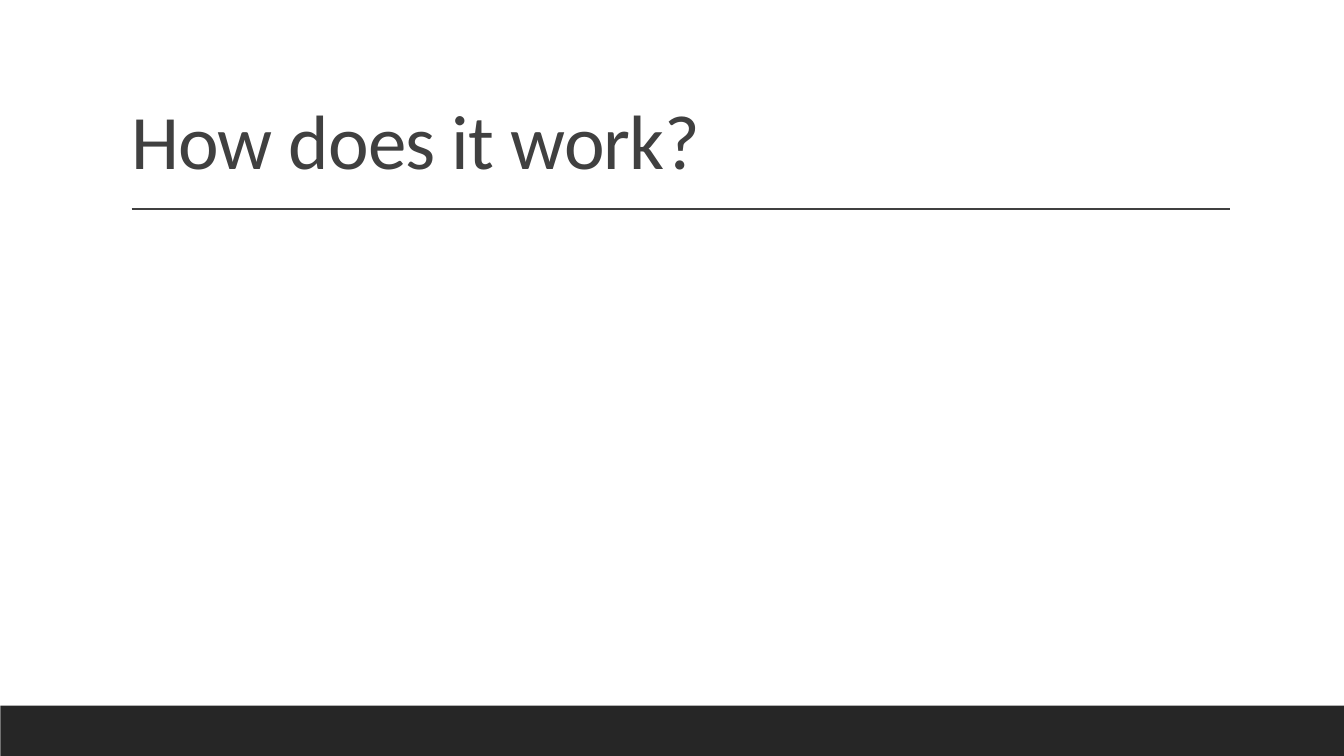
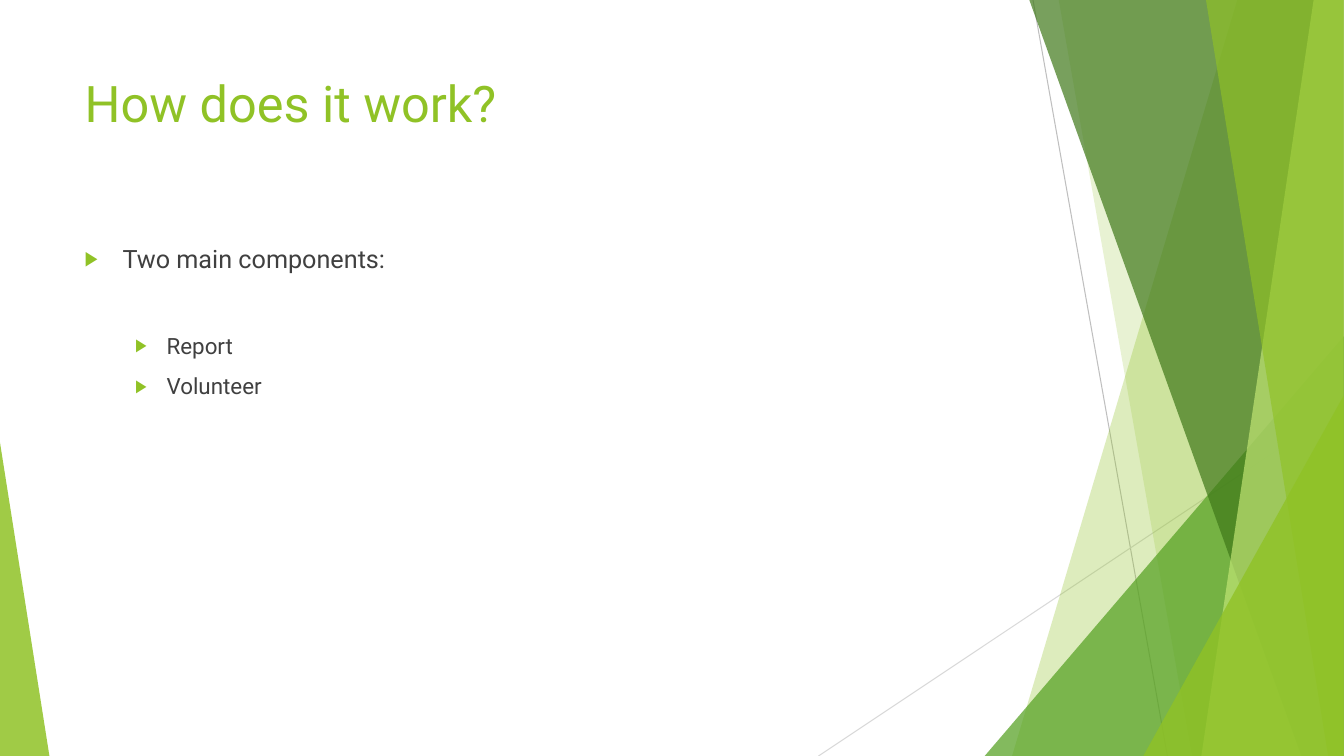
Before and after one commit to Yoni-Mantzur/AusHackathon, a slide deck: slide 3 of presentation/AUS Hackathon.pptx. Drawn at 1344x756 pixels with LibreOffice and Linux fonts; fonts in the diff are those of the drawing. Boxes give left, top, right and bottom in pixels: in the first picture for what was removed or moved away, otherwise in the second. Text is boxed around its words. In the diff, an @@ line names an element or a change of style, - is before the commit and + after.

```diff
--- a/presentation/AUS Hackathon.pptx
+++ b/presentation/AUS Hackathon.pptx
@@ title "How does it work?": place and size @@
-title "How does it work?" at [131,115,699,170]
+title "How does it work?" at [85,84,496,123]
@@ title "How does it work?" at [85,84,496,123]: size 55 to 36 pt, font Calibri to Roboto, text colour #404040 to #90C226, letter spacing -0.5 to 0 pt; line spacing 0.9 to 1; vertical alignment bottom to top @@
@@ line removed from (132, 210) to (1231, 210) @@
@@ text added at [123,250,385,394], 18 pt, text #404040 @@
+▶ Two main components:
+  ▶ Report
+  ▶ Volunteer
@@ group added at [0,0,1344,756]: 5 freeform shapes, 3 triangles, 2 lines @@
@@ rectangle removed at [0,706,1344,756] @@
```
Also in this commit, not shown: 1 other slide changed, 3 slides added, 1 slide removed.
